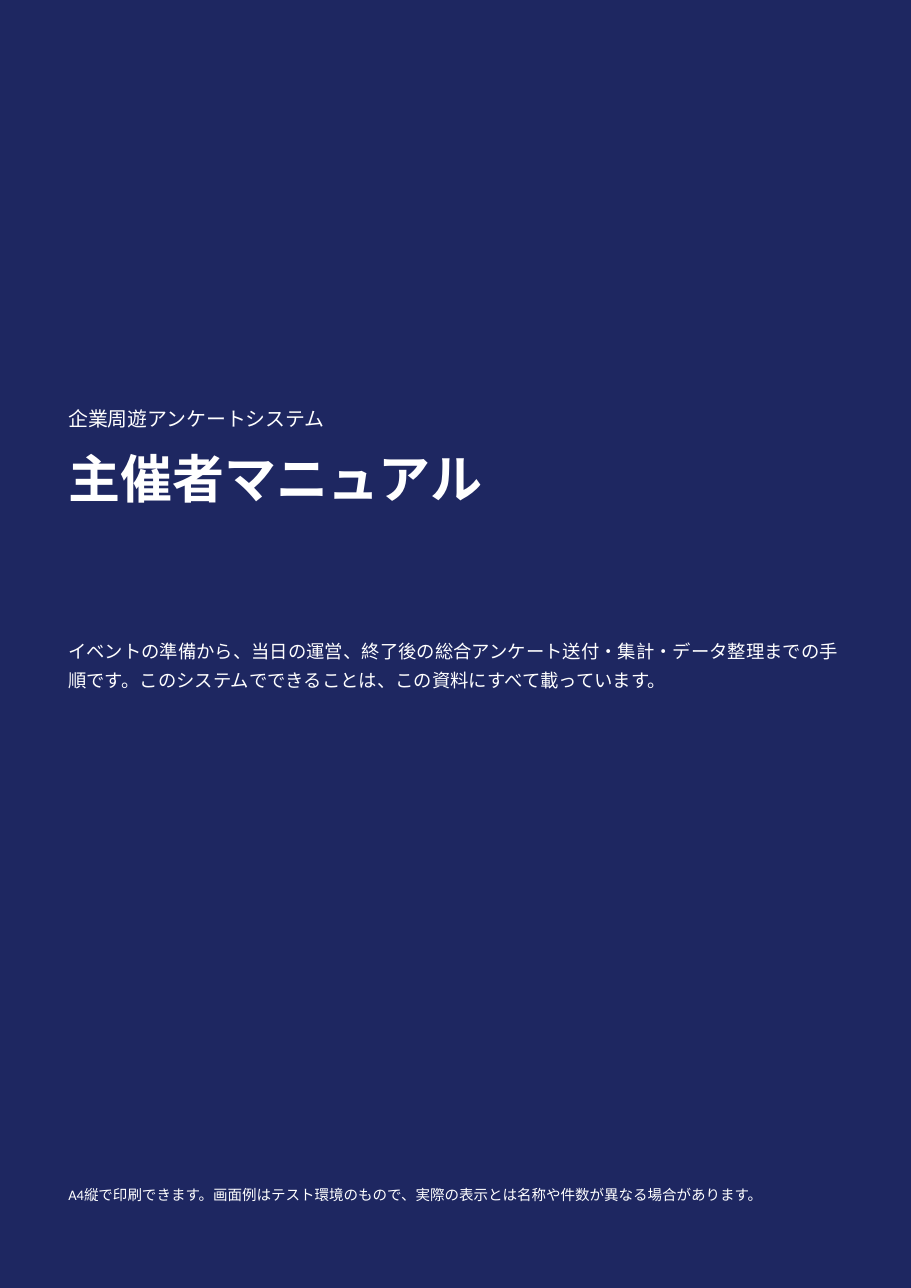
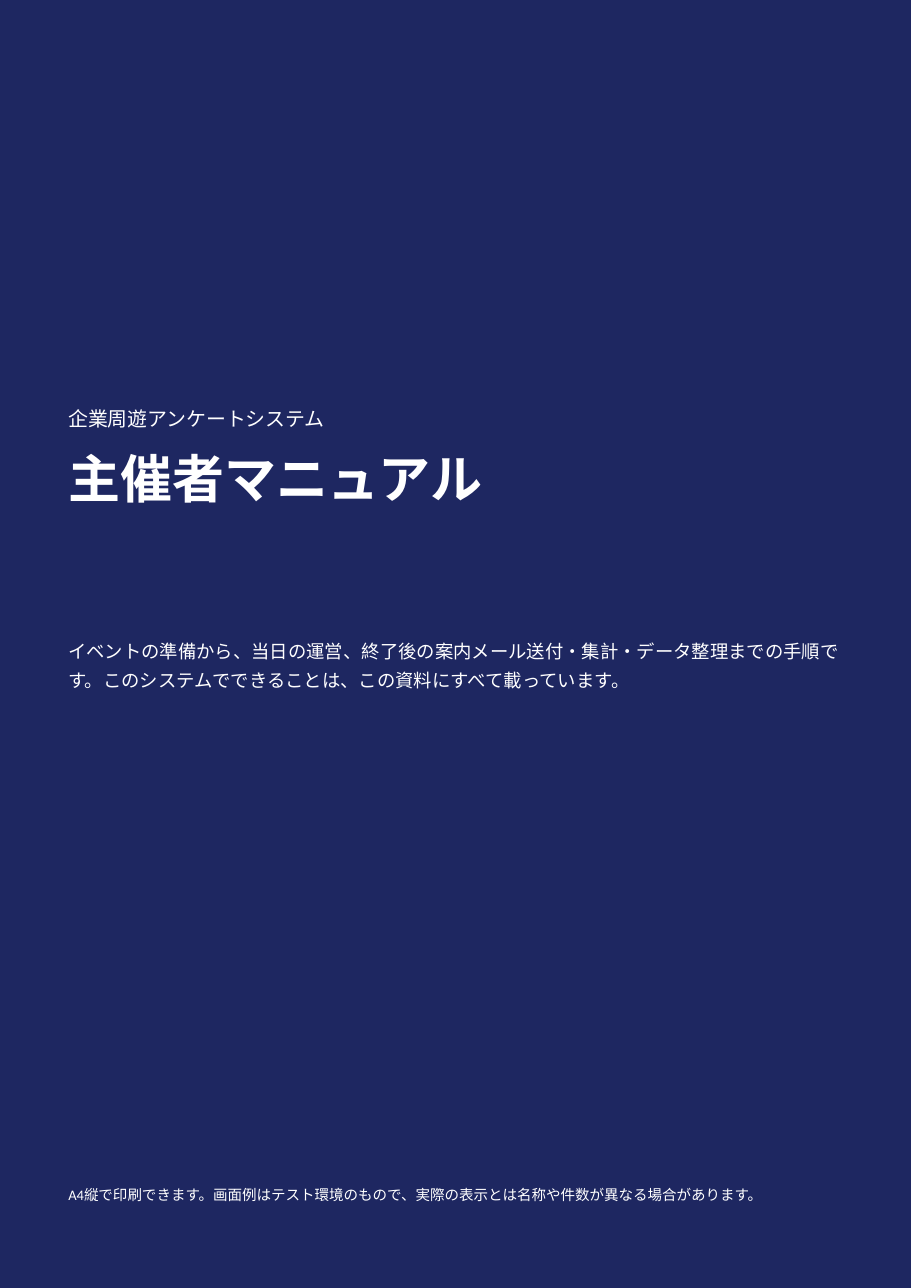
Before and after one commit to nisplus/enque, a slide deck: slide 1 of docs/manual-organizer.pptx. Drawn at 911x1288 pixels with LibreOffice and Linux fonts; fonts in the diff are those of the drawing. Boxes give left, top, right and bottom in pixels: in the first picture for what was removed or moved away, otherwise in the second. Text is boxed around its words. In the diff, an @@ line names an element or a change of style, - is before the commit and + after.

```diff
--- a/docs/manual-organizer.pptx
+++ b/docs/manual-organizer.pptx
@@ text at (68,642,838,689): text changed @@
-イベントの準備から、当日の運営、終了後の総合アンケート送付・集計・データ整理までの手順です。このシステムでできることは、この資料にすべて載っています。
+イベントの準備から、当日の運営、終了後の案内メール送付・集計・データ整理までの手順です。このシステムでできることは、この資料にすべて載っています。
```
Also in this commit, not shown: 15 other slides changed, 3 slides added, 31 other files.
